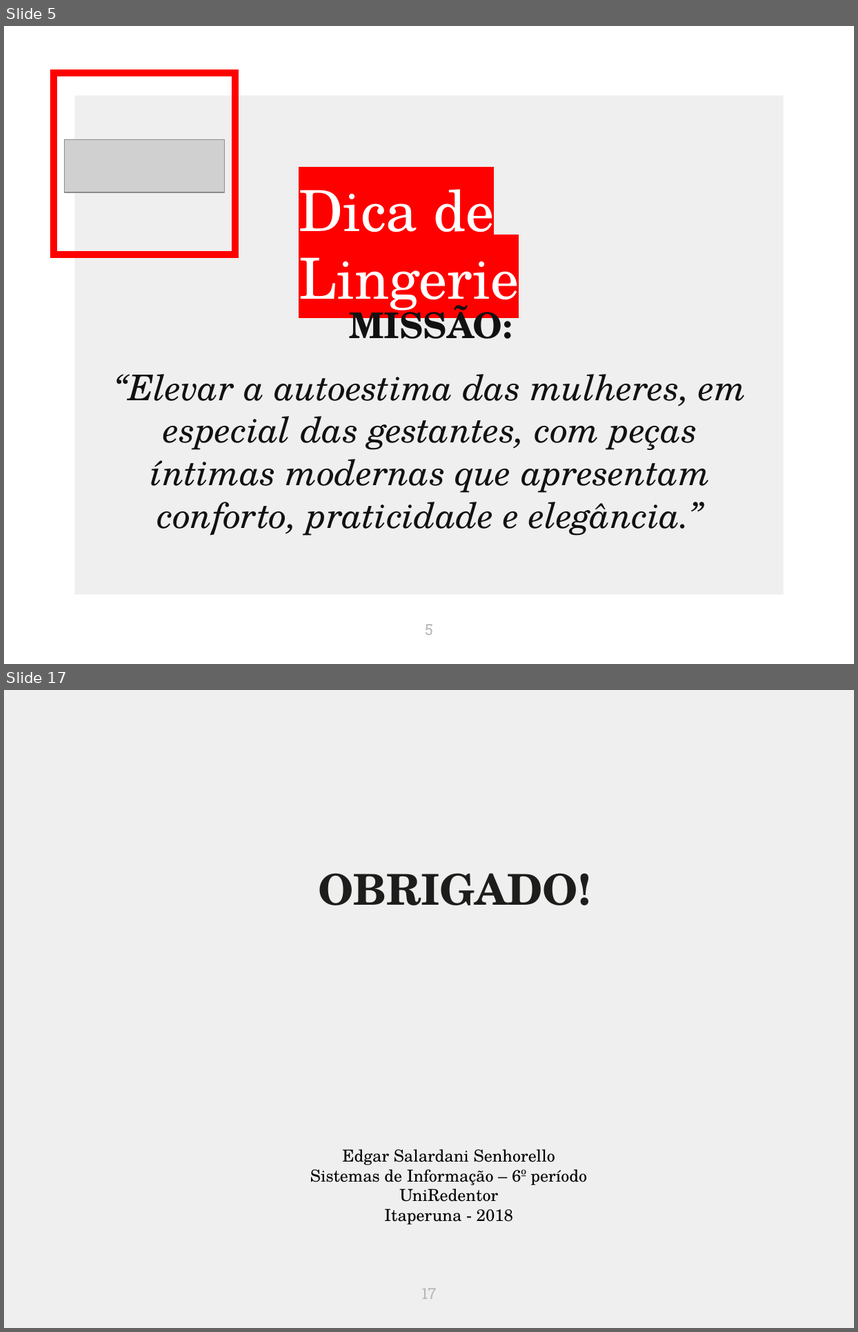
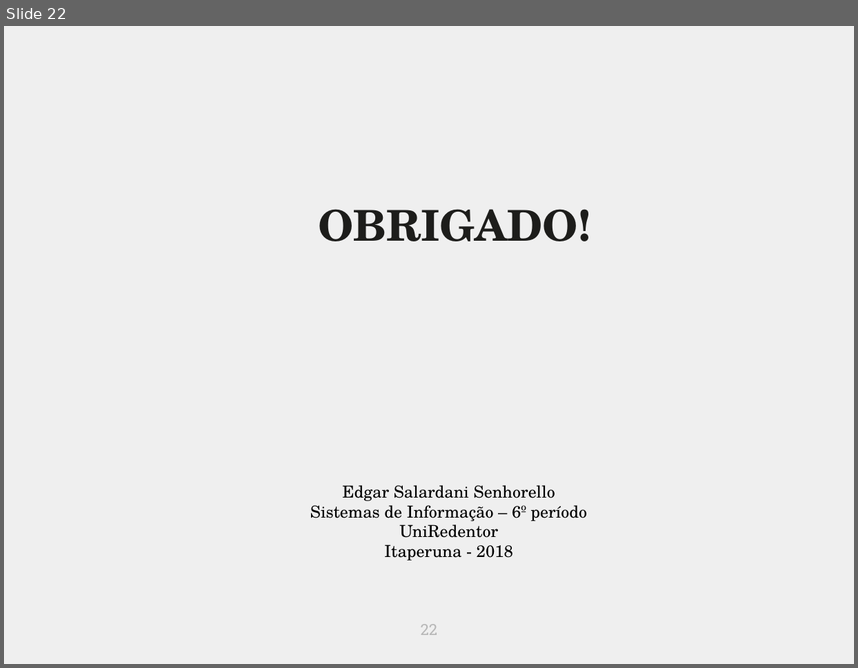
Before and after one commit to edgarssenhorello/Projetos, a slide deck: apresentação dica de lingerie.pptx. Shown one above the other, each under a label of ours: slides 5 and 17 before the commit, slide 22 after it; the slides between them are not shown. The pictures are 858x1332 and 858x668 pixels, drawn with LibreOffice and Linux fonts; fonts in the diff are those of the drawing; grey boxes stand for pictures. Boxes give left, top, right and bottom in pixels: in the first picture for what was removed or moved away, otherwise in the second. Text is boxed around its words. In the diff, an @@ line names an element or a change of style, - is before the commit and + after.

Commit message:
Apresentação final Dica de Lingerie
Pré projeto

```diff
--- a/apresentação dica de lingerie.pptx
+++ b/apresentação dica de lingerie.pptx
@@ slide 5 removed at [4, 26, 854, 664], background #FFFFFF @@
@@ rectangle removed at [54, 73, 236, 254] @@
@@ rectangle removed at [74, 96, 784, 594] @@
@@ picture removed at [64, 140, 224, 192] @@
@@ title removed at [299, 189, 519, 315] @@
-Dica de Lingerie
@@ text removed at [350, 301, 513, 350] @@
-MISSÃO:
@@ subtitle removed at [114, 374, 746, 535] @@
-“Elevar a autoestima das mulheres, em especial das gestantes, com peças íntimas modernas que apresentam conforto, praticidade e elegância.”
@@ page number removed at [425, 624, 433, 635] @@
-5
@@ what was slide 17 is now slide 22 @@
@@ page number at [421, 624, 438, 635]: text changed @@
-17
+22
```
Also in this commit, not shown: 14 slides changed, 7 slides added, 1 other slide removed.
